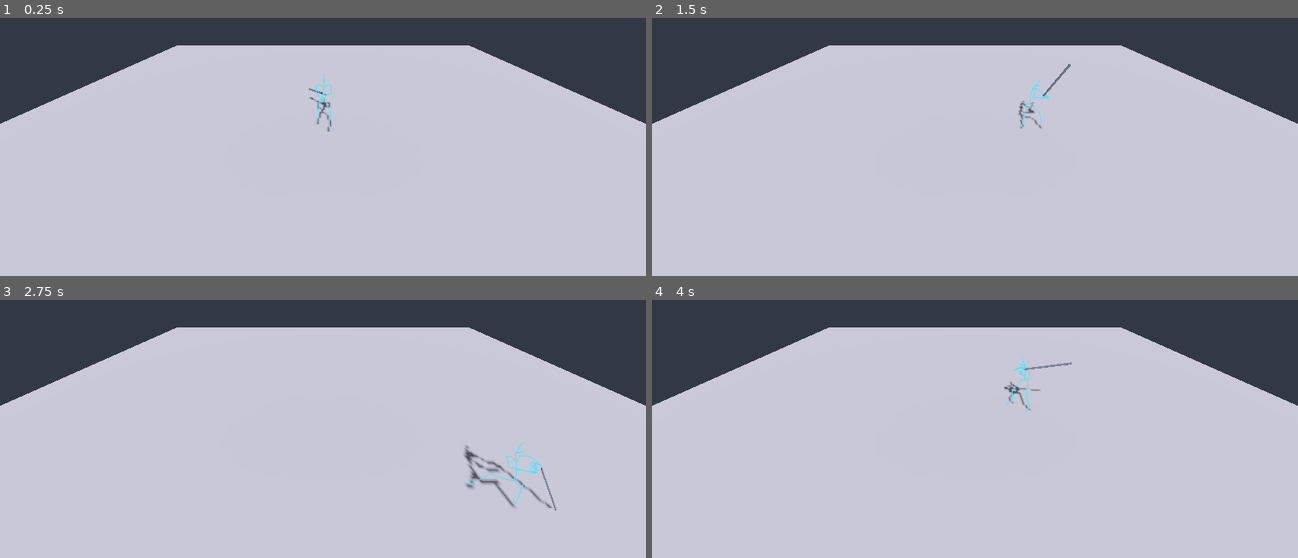
Above: before the commit, frames 1-4 (two rows, left to right).
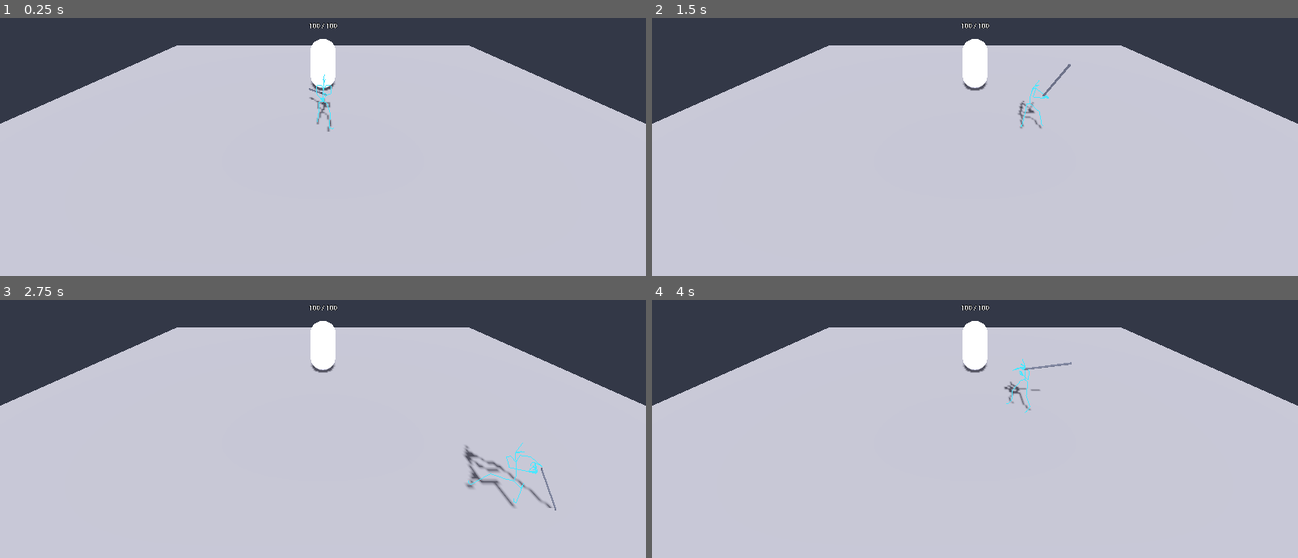
Above: after the commit, the same moments.

Repository: choiyoungun/emergency-process-local
Game: Godot game, scene res://scenes/main.tscn
The game is run twice, just before and just after one commit, with the same random seed, the same clock (stepped at 60 frames per second) and the same inputs.
Inputs (mouse positions are in pixels of both pictures, inside the frame that each line leads up to):
- Up to frame 1 (0.25 s): no input
- Up to frame 2 (1.5 s): tap Enter at 0.5 s; move the mouse to (1117, 77) at 0.52 s; hold D (move_right) 0.53-1.28 s; tap J (attack) at 0.6, 1.35 s; click (1117, 77) at 0.67 s; tap Space at 0.77 s; move the mouse to (845, 113) at 1.27 s; hold S (move_back) from 1.28 s (still down)
- Up to frame 3 (2.75 s): tap Space at 1.52 s; move the mouse to (outside the picture) at 2.02 s; release S (move_back) at 2.03 s; hold D (move_right) from 2.03 s (still down); tap J (attack) at 2.1 s
- Up to frame 4 (4 s): move the mouse to (942, 449) at 2.77 s; release D (move_right) at 2.78 s; hold W (move_forward) 2.78-3.53 s; tap J (attack) at 2.85, 3.6 s; click (942, 449) at 2.92 s; tap Space at 3.02, 3.77 s; move the mouse to (1168, 431) at 3.52 s; hold A (move_left) from 3.53 s (still down)

The runs differ from the first frame. In frame 1, 0.7% of the frame differs, in the area x 47-53%, y 1-29%; in frame 2, 0.8%; in frame 3, 0.8%; in frame 4, 0.8%.

Commit message:
Add training dummy target for knight attack
Co-Authored-By: Claude Sonnet 5.5 <noreply@anthropic.com>
Claude-Session: https://claude.ai/code/session_01Y28x93mMT5p1qb299pzQHS

Diff:
--- /dev/null
+++ b/scenes/dummy.tscn
@@ -0,0 +1,23 @@
+[gd_scene load_steps=4 format=3]
+
+[ext_resource type="Script" path="res://scripts/dummy.gd" id="1"]
+
+[sub_resource type="CapsuleShape3D" id="shape"]
+
+[sub_resource type="CapsuleMesh" id="mesh"]
+
+[node name="Dummy" type="StaticBody3D"]
+script = ExtResource("1")
+
+[node name="CollisionShape3D" type="CollisionShape3D" parent="."]
+transform = Transform3D(1, 0, 0, 0, 1, 0, 0, 0, 1, 0, 1, 0)
+shape = SubResource("shape")
+
+[node name="Mesh" type="MeshInstance3D" parent="."]
+transform = Transform3D(1, 0, 0, 0, 1, 0, 0, 0, 1, 0, 1, 0)
+mesh = SubResource("mesh")
+
+[node name="HpLabel" type="Label3D" parent="."]
+transform = Transform3D(1, 0, 0, 0, 1, 0, 0, 0, 1, 0, 2.5, 0)
+billboard = 1
+font_size = 48
--- a/scenes/main.tscn
+++ b/scenes/main.tscn
@@ -1,6 +1,7 @@
-[gd_scene load_steps=5 format=3]
+[gd_scene load_steps=6 format=3]
 
 [ext_resource type="PackedScene" path="res://scenes/knight.tscn" id="1"]
+[ext_resource type="PackedScene" path="res://scenes/dummy.tscn" id="2"]
 
 [sub_resource type="BoxShape3D" id="shape_floor"]
 size = Vector3(20, 1, 20)
@@ -34,5 +35,8 @@
 
 [node name="Knight" parent="." instance=ExtResource("1")]
 
+[node name="Dummy" parent="." instance=ExtResource("2")]
+transform = Transform3D(1, 0, 0, 0, 1, 0, 0, 0, 1, 0, 0, -3)
+
 [node name="Camera3D" type="Camera3D" parent="."]
 transform = Transform3D(1, 0, 0, 0, 0.9, 0.436, 0, -0.436, 0.9, 0, 4, 6)
--- /dev/null
+++ b/scripts/dummy.gd
@@ -0,0 +1,41 @@
+extends StaticBody3D
+## 훈련용 허수아비. 레이어 2 에 있어서 기사의 칼 Hitbox 에 감지되고 take_damage() 를 받는다.
+
+const MAX_HP := 100
+const RESPAWN_TIME := 2.0
+
+var hp := MAX_HP
+
+@onready var mesh: MeshInstance3D = $Mesh
+@onready var label: Label3D = $HpLabel
+
+
+func _ready() -> void:
+	collision_layer = 2
+	collision_mask = 0
+	mesh.material_override = StandardMaterial3D.new()
+	_refresh()
+
+
+func take_damage(amount: int) -> void:
+	if hp <= 0:
+		return
+	hp = max(hp - amount, 0)
+	_refresh()
+	_flash()
+	if hp == 0:
+		await get_tree().create_timer(RESPAWN_TIME).timeout
+		hp = MAX_HP
+		_refresh()
+
+
+func _refresh() -> void:
+	label.text = "%d / %d" % [hp, MAX_HP]
+	mesh.visible = hp > 0
+
+
+func _flash() -> void:
+	var mat := mesh.material_override as StandardMaterial3D
+	mat.albedo_color = Color(1, 0.3, 0.3)
+	await get_tree().create_timer(0.1).timeout
+	mat.albedo_color = Color(0.8, 0.7, 0.5)
Not shown, changed: README.md
